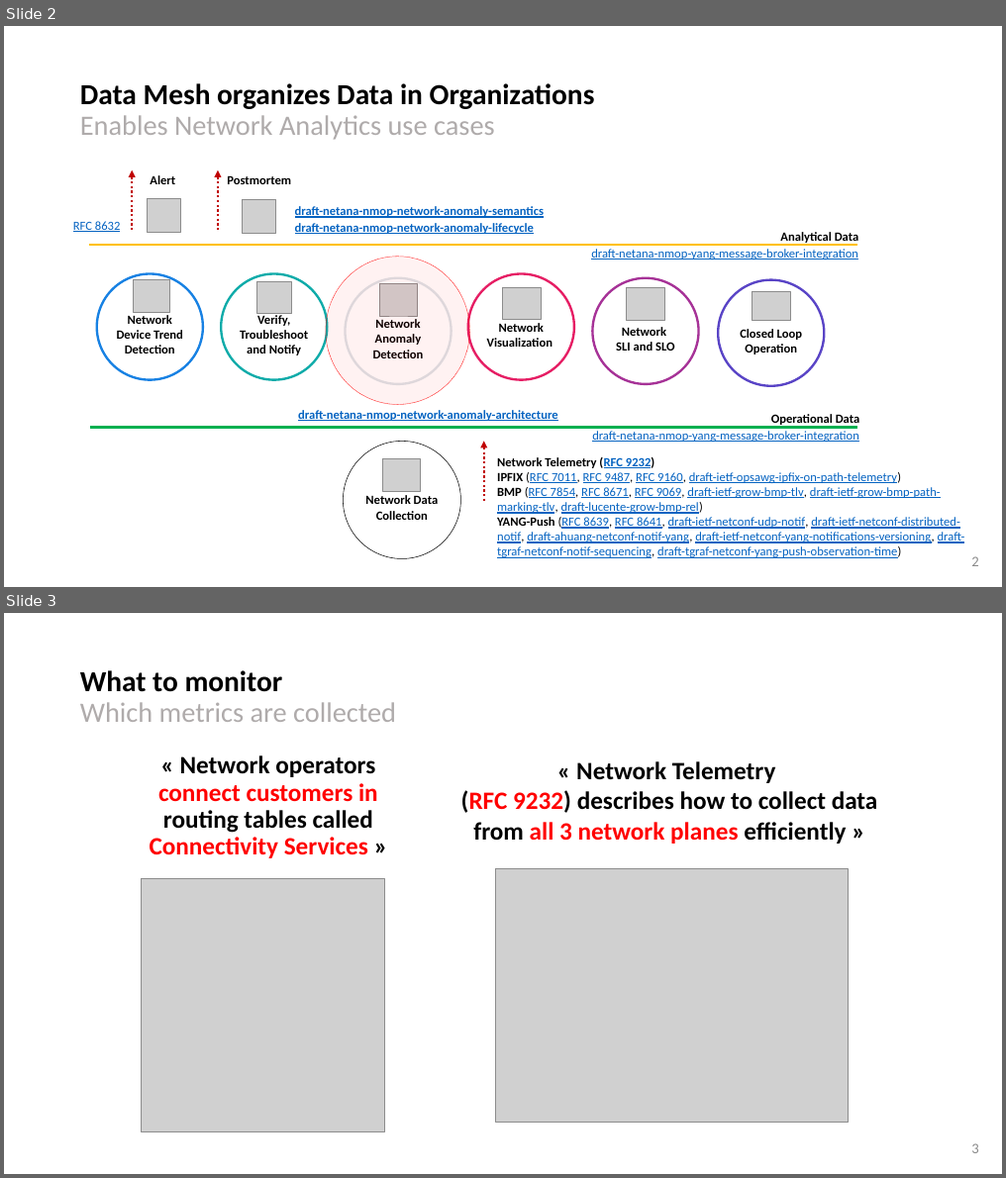
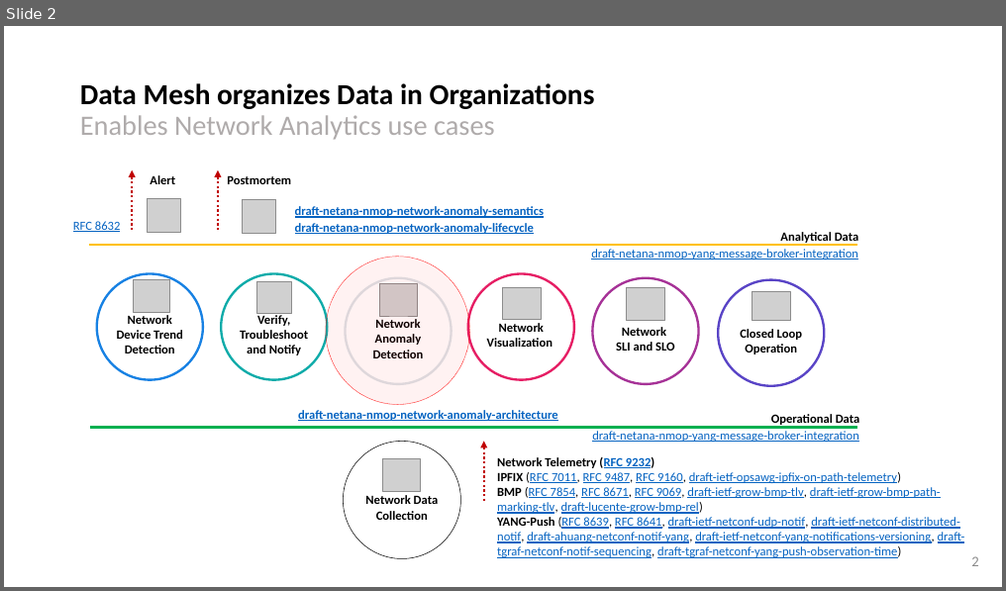
Before and after one commit to network-analytics/ietf-network-analytics-document-status, a slide deck: 121/NMOP/nmop-interim-swisscom-network-analytics-network-incident-postmortem.pptx. Shown one above the other, each under a label of ours: slides 2 and 3 before the commit, slide 2 after it. The pictures are 1006x1178 and 1006x591 pixels, drawn with LibreOffice and Linux fonts; fonts in the diff are those of the drawing; grey boxes stand for pictures. Boxes give left, top, right and bottom in pixels: in the first picture for what was removed or moved away, otherwise in the second. Text is boxed around its words. In the diff, an @@ line names an element or a change of style, - is before the commit and + after.

```diff
--- a/121/NMOP/nmop-interim-swisscom-network-analytics-network-incident-postmortem.pptx
+++ b/121/NMOP/nmop-interim-swisscom-network-analytics-network-incident-postmortem.pptx
@@ slide 3 removed at <box>4,613,1002,1174</box>, background #FFFFFF @@
@@ title removed at <box>80,670,396,722</box> @@
-What to monitor
-Which metrics are collected
@@ text removed at <box>150,756,378,859</box> @@
-« Network operators connect customers in routing tables called Connectivity Services »
@@ text removed at <box>461,761,878,844</box> @@
-« Network Telemetry
-(RFC 9232) describes how to collect data from all 3 network planes efficiently »
@@ picture removed at <box>141,879,385,1133</box> @@
@@ picture removed at <box>496,869,847,1122</box> @@
@@ page number removed at <box>971,1144,978,1154</box> @@
-3
```
Also in this commit, not shown: 5 slides changed, 12 slides added, 6 other slides removed, 1 other file.
